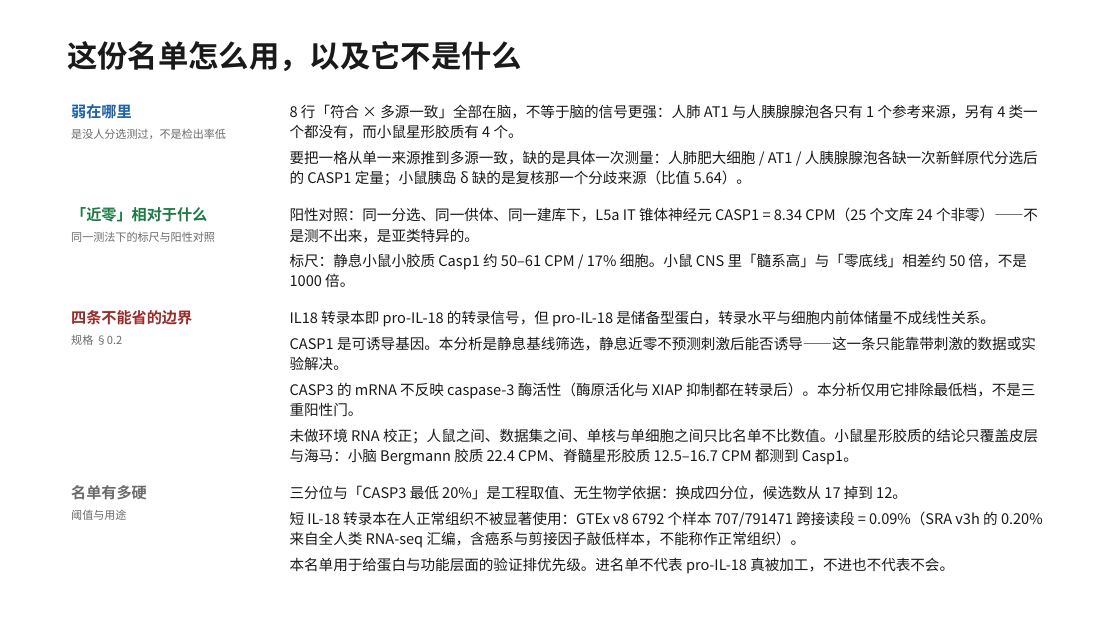
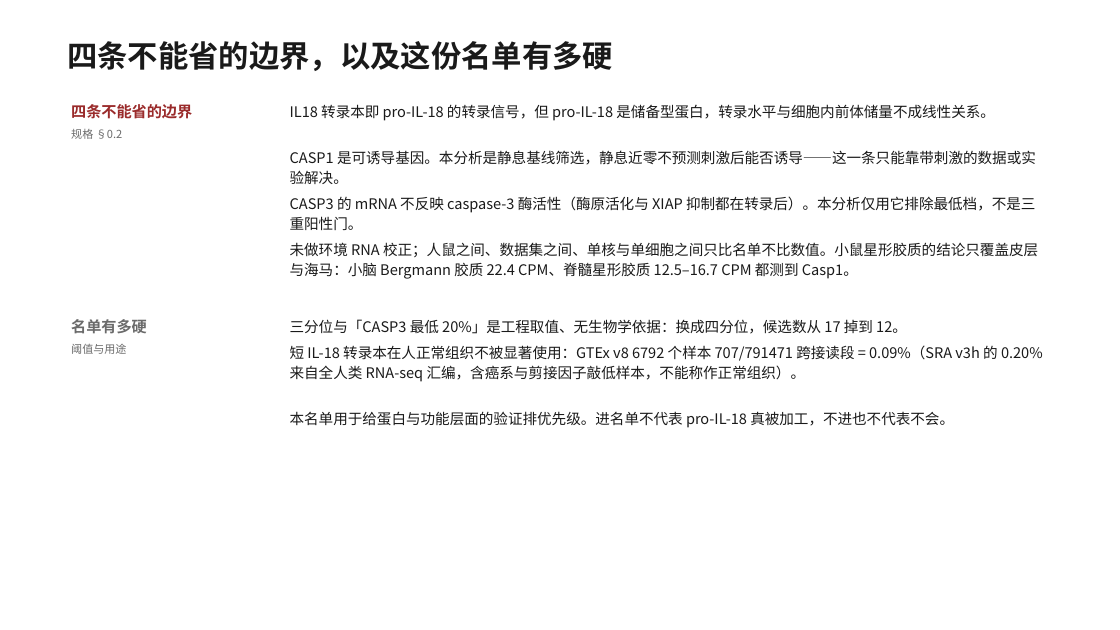
Before and after one commit to 7c96bzczcj-prog/aaa, a slide deck: slide 16 of il18_casp5organ/IL18_CASP_五器官筛选.pptx (slide 15 before the commit). Drawn at 1120x630 pixels with LibreOffice and Linux fonts; fonts in the diff are those of the drawing. Boxes give left, top, right and bottom in pixels: in the first picture for what was removed or moved away, otherwise in the second. Text is boxed around its words. In the diff, an @@ line names an element or a change of style, - is before the commit and + after.

```diff
--- a/il18_casp5organ/IL18_CASP_五器官筛选.pptx
+++ b/il18_casp5organ/IL18_CASP_五器官筛选.pptx
@@ text at bbox=[67, 41, 613, 71]: text changed @@
-这份名单怎么用，以及它不是什么
+四条不能省的边界，以及这份名单有多硬
@@ text "四条不能省的边界": place and size @@
-text "四条不能省的边界" at bbox=[71, 310, 192, 325]
+text "四条不能省的边界" at bbox=[71, 104, 192, 119]
@@ text removed at bbox=[71, 104, 132, 119] @@
-弱在哪里
@@ text "IL18 转录本即 pro-IL-18 的转录信号，但 pro-IL-18 ...": place and size @@
-text "IL18 转录本即 pro-IL-18 的转录信号，但 pro-IL-18 ..." at bbox=[290, 310, 995, 327]
+text "IL18 转录本即 pro-IL-18 的转录信号，但 pro-IL-18 ..." at bbox=[290, 104, 995, 121]
@@ text removed at bbox=[290, 104, 1038, 139] @@
-8 行「符合 × 多源一致」全部在脑，不等于脑的信号更强：人肺 AT1 与人胰腺腺泡各只有 1 个参考来源，另有 4 类一个都没有，而小鼠星形胶质有 4 个。
@@ text "规格 §0.2": place and size @@
-text "规格 §0.2" at bbox=[71, 335, 122, 345]
+text "规格 §0.2" at bbox=[71, 129, 122, 139]
@@ text removed at bbox=[71, 129, 226, 139] @@
-是没人分选测过，不是检出率低
@@ text "CASP1 是可诱导基因。本分析是静息基线筛选，静息近零不预测刺激后能否诱导——这一条只能靠带刺激的数据或实验解决。": place and size @@
-text "CASP1 是可诱导基因。本分析是静息基线筛选，静息近零不预测刺激后能否诱导——这一条只能靠带刺激的数据或实验解决。" at bbox=[290, 336, 1036, 370]
+text "CASP1 是可诱导基因。本分析是静息基线筛选，静息近零不预测刺激后能否诱导——这一条只能靠带刺激的数据或实验解决。" at bbox=[290, 150, 1036, 184]
@@ text removed at bbox=[290, 150, 1038, 185] @@
-要把一格从单一来源推到多源一致，缺的是具体一次测量：人肺肥大细胞 / AT1 / 人胰腺腺泡各缺一次新鲜原代分选后的 CASP1 定量；小鼠胰岛 δ 缺的是复核那一个分歧来源（比值 5.64）。
@@ text removed at bbox=[71, 207, 207, 222] @@
-「近零」相对于什么
@@ text "CASP3 的 mRNA 不反映 caspase-3 ...": place and size @@
-text "CASP3 的 mRNA 不反映 caspase-3 ..." at bbox=[290, 382, 1035, 416]
+text "CASP3 的 mRNA 不反映 caspase-3 ..." at bbox=[290, 196, 1035, 230]
@@ text removed at bbox=[290, 207, 1038, 243] @@
-阳性对照：同一分选、同一供体、同一建库下，L5a IT 锥体神经元 CASP1 = 8.34 CPM（25 个文库 24 个非零）——不是测不出来，是亚类特异的。
@@ text removed at bbox=[71, 232, 215, 242] @@
-同一测法下的标尺与阳性对照
@@ text "未做环境 RNA 校正；人鼠之间、数据集之间、单核与单细胞之间只比名单不比数值。小鼠星形胶质的结论只覆盖皮层与海马：小脑 ...": place and size @@
-text "未做环境 RNA 校正；人鼠之间、数据集之间、单核与单细胞之间只比名单不比数值。小鼠星形胶质的结论只覆盖皮层与海马：小脑 ..." at bbox=[290, 428, 1038, 465]
+text "未做环境 RNA 校正；人鼠之间、数据集之间、单核与单细胞之间只比名单不比数值。小鼠星形胶质的结论只覆盖皮层与海马：小脑 ..." at bbox=[290, 242, 1038, 279]
@@ text removed at bbox=[290, 253, 1027, 287] @@
-标尺：静息小鼠小胶质 Casp1 约 50–61 CPM / 17% 细胞。小鼠 CNS 里「髓系高」与「零底线」相差约 50 倍，不是 1000 倍。
@@ 3 texts: place and size @@
-3 texts at bbox=[71, 485, 907, 520]
+3 texts at bbox=[71, 319, 907, 354]
@@ text "短 IL-18 转录本在人正常组织不被显著使用：GTEx v8 6792 ...": place and size @@
-text "短 IL-18 转录本在人正常组织不被显著使用：GTEx v8 6792 ..." at bbox=[290, 511, 1043, 548]
+text "短 IL-18 转录本在人正常组织不被显著使用：GTEx v8 6792 ..." at bbox=[290, 345, 1043, 382]
@@ text "本名单用于给蛋白与功能层面的验证排优先级。进名单不代表 pro-IL-18 真被加工，不进也不代表不会。": place and size @@
-text "本名单用于给蛋白与功能层面的验证排优先级。进名单不代表 pro-IL-18 真被加工，不进也不代表不会。" at bbox=[290, 557, 954, 574]
+text "本名单用于给蛋白与功能层面的验证排优先级。进名单不代表 pro-IL-18 真被加工，不进也不代表不会。" at bbox=[290, 411, 954, 428]
```
Also in this commit, not shown: 1 other slide changed, 1 slide added, 3 other files.
